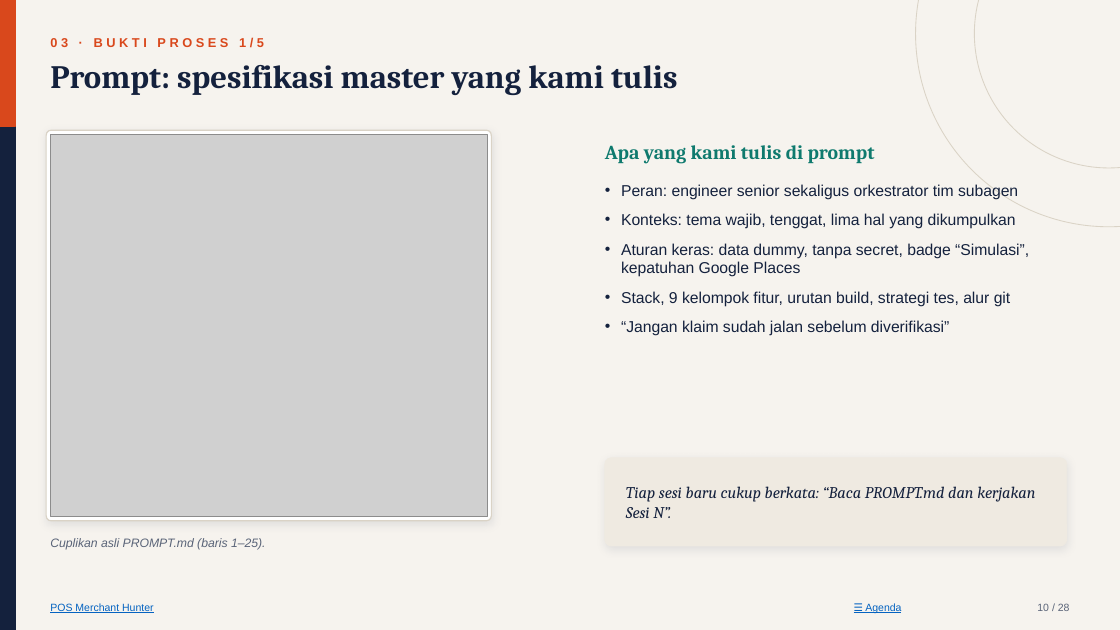
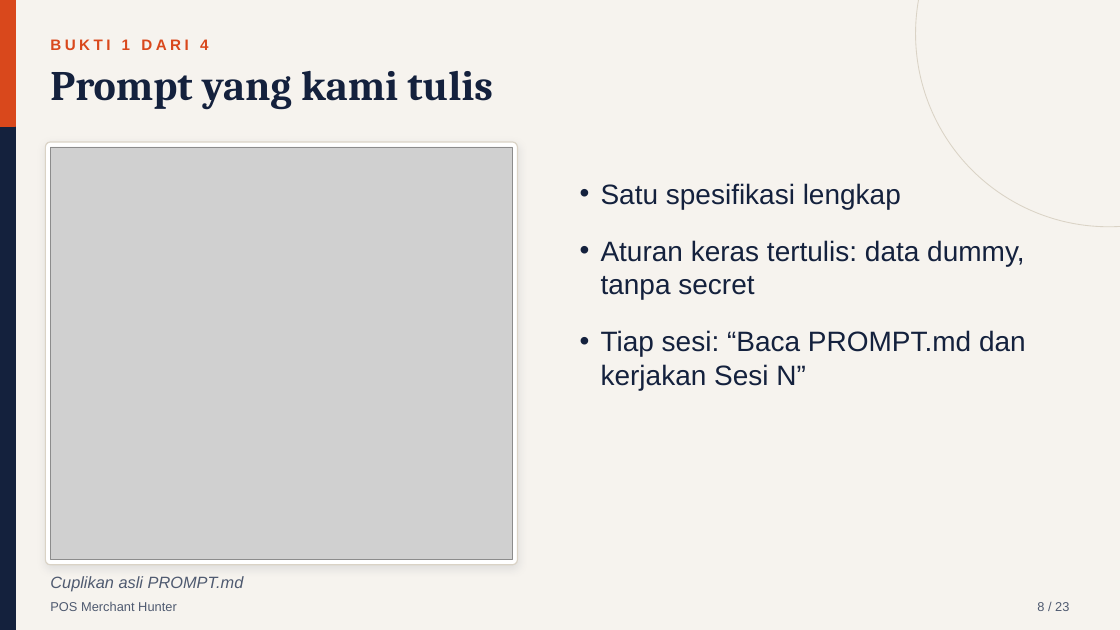
Before and after one commit to ziancuk/merchant-hunter, a slide deck: slide 8 of POS-Merchant-Hunter_Presentasi-Manajemen.pptx (slide 10 before the commit). Drawn at 1120x630 pixels with LibreOffice and Linux fonts; fonts in the diff are those of the drawing; grey boxes stand for pictures. Boxes give left, top, right and bottom in pixels: in the first picture for what was removed or moved away, otherwise in the second. Text is boxed around its words. In the diff, an @@ line names an element or a change of style, - is before the commit and + after.

```diff
--- a/POS-Merchant-Hunter_Presentasi-Manajemen.pptx
+++ b/POS-Merchant-Hunter_Presentasi-Manajemen.pptx
@@ ellipse removed at (975,0,1120,168) @@
@@ text at (50,39,208,50): text changed; size 11 to 13 pt @@
-03 · BUKTI PROSES 1/5
+BUKTI 1 DARI 4
@@ text at (50,70,493,110): text changed; size 28 to 36 pt @@
-Prompt: spesifikasi master yang kami tulis
+Prompt yang kami tulis
@@ rounded rectangle: place and size @@
-rounded rectangle at (46,130,492,521)
+rounded rectangle at (45,142,518,565)
@@ rounded rectangle at (45,142,518,565): proportions changed @@
@@ picture: place and size @@
-picture at (50,134,487,517)
+picture at (50,147,513,560)
@@ text removed at (605,145,875,164) @@
-Apa yang kami tulis di prompt
@@ text "Satu spesifikasi lengkap" at (601,183,1026,390): vertical alignment middle to top @@
@@ text at (601,183,1026,390): text changed; size 14 to 24 pt; font Cambria to Arial; italic off @@
-Tiap sesi baru cukup berkata: “Baca PROMPT.md dan kerjakan Sesi N”.
+• Satu spesifikasi lengkap
+• Aturan keras tertulis: data dummy, tanpa secret
+• Tiap sesi: “Baca PROMPT.md dan kerjakan Sesi N”
@@ text removed at (621,184,1029,336) @@
-• Peran: engineer senior sekaligus orkestrator tim subagen
-• Konteks: tema wajib, tenggat, lima hal yang dikumpulkan
-• Aturan keras: data dummy, tanpa secret, badge “Simulasi”, kepatuhan Google Places
-• Stack, 9 kelompok fitur, urutan build, strategi tes, alur git
-• “Jangan klaim sudah jalan sebelum diverifikasi”
@@ rounded rectangle removed at (605,458,1067,546) @@
@@ text "POS Merchant Hunter" at (50,602,177,611): size 9 to 11 pt, text colour #0563C1 to #4F5A70, underline off @@
@@ text at (50,576,244,592): text changed; size 10.5 to 14 pt; text colour #5A6478 to #4F5A70 @@
-Cuplikan asli PROMPT.md (baris 1–25).
+Cuplikan asli PROMPT.md
@@ text removed at (865,603,901,613) @@
-☰ Agenda
@@ text removed at (1037,603,1070,611) @@
-10 / 28
@@ text added at (1037,602,1069,611), 11 pt, text #4F5A70 @@
+8 / 23
```
Also in this commit, not shown: 16 other slides changed, 6 slides added, 11 slides removed, 2 other files.
